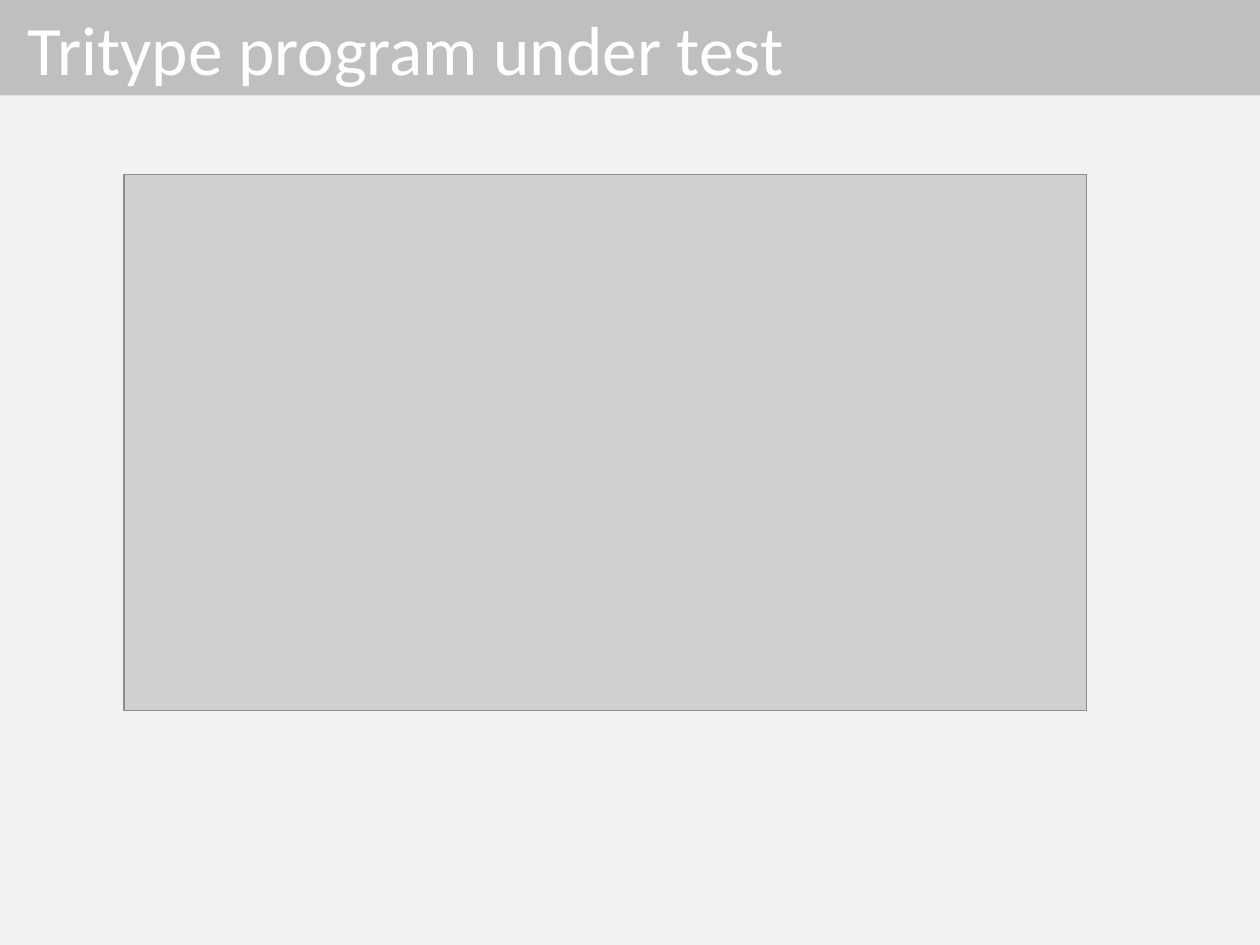
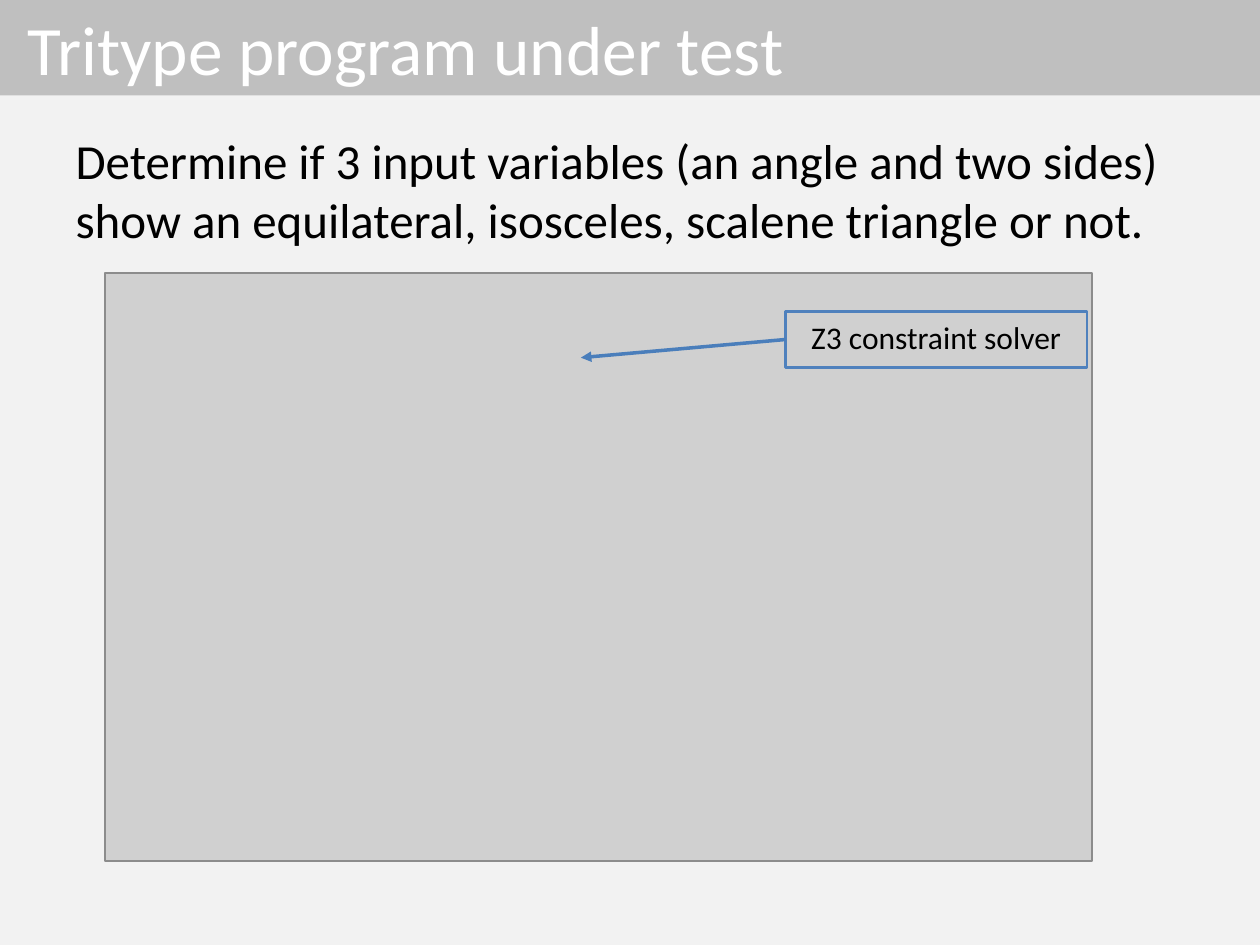
Before and after one commit to dinhngocthi/GAsource, a slide deck: slide 22 of CFT4CUnitSrc/src/report/ACOMP2016_Presentation.pptx. Drawn at 1260x945 pixels with LibreOffice and Linux fonts; fonts in the diff are those of the drawing; grey boxes stand for pictures. Boxes give left, top, right and bottom in pixels: in the first picture for what was removed or moved away, otherwise in the second. Text is boxed around its words. In the diff, an @@ line names an element or a change of style, - is before the commit and + after.

```diff
--- a/CFT4CUnitSrc/src/report/ACOMP2016_Presentation.pptx
+++ b/CFT4CUnitSrc/src/report/ACOMP2016_Presentation.pptx
@@ text added at bbox=[76, 143, 1157, 247], 28 pt, text #000000 @@
+Determine if 3 input variables (an angle and two sides) show an equilateral, isosceles, scalene triangle or not.
@@ picture: place and size @@
-picture at bbox=[123, 175, 1086, 711]
+picture at bbox=[105, 273, 1091, 862]
@@ rectangle added at bbox=[785, 311, 1086, 367], outline #4F81BD 1.5 pt, 18 pt, text #000000 @@
+Z3 constraint solver
@@ arrow added from (785, 339) to (581, 358), #4B7EBC 2 pt @@
```
Also in this commit, not shown: 4 other slides changed.
